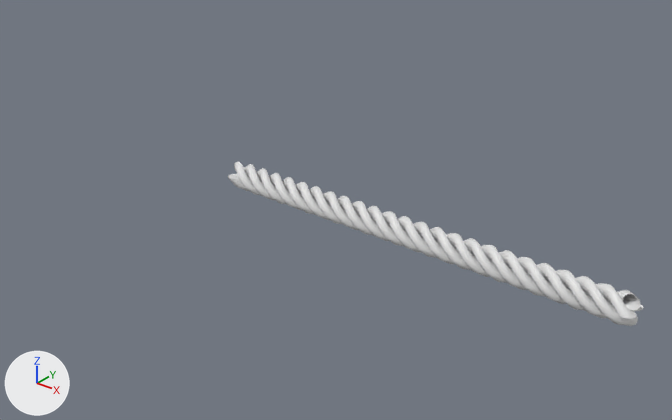
Renders of the Blender file Blender/rope.blend from each side of a commit.
Rendered twice from a 50 mm camera at (5.93, -8.94, 5.51) aimed at (-1.59, 0.47, -0.33). Lighting does not change. The marker at lower left points along +X, +Y and +Z. The same objects are shown in both versions, whatever each file hides.
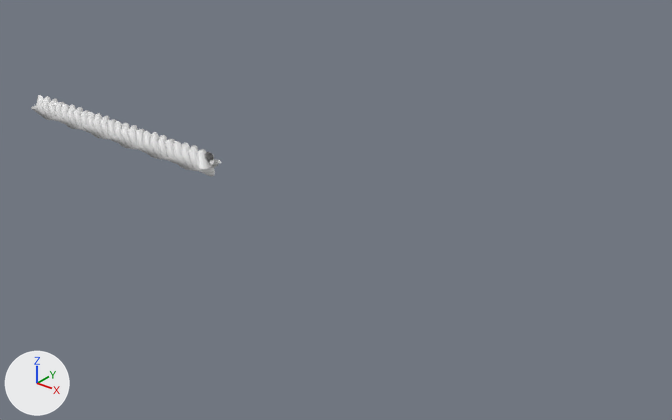
What changed in the scene script:
```text
Change cu_nurbspath_001:
    where _sp = cu_nurbspath_001.splines.new('NURBS'); _sp.points.add(4)
    remove _sp.points.foreach_set('co', [-3.033, 0.0, 0.0, 1.0, -1.0, 0.0, 0.0, 1.0, 0.0, 0.0, 0.0, 1.0, 1.0, 0.0, 0.0, 1.0, 3.057, 0.0, 0.0, 1.0])
    add _sp.points.foreach_set('co', [-7.848, 0.0, 0.0, 1.0, -2.6, 0.0, 0.0, 1.0, -0.0189, 0.0, 0.0, 1.0, 2.563, 0.0, 0.0, 1.0, 7.872, 0.0, 0.0, 1.0])
Change ob_circle_000:
    where _m = ob_circle_000.modifiers.new('Screw', 'SCREW')
    _m.steps: 10 -> 6
    _m.render_steps: 10 -> 5
    where _m = ob_circle_000.modifiers.new('Screw', 'SCREW')
    _m.screw_offset: 10.0 -> 7.0
```

Location of each change, (x1, y1, x2, y2) in pixels of the pictures (672 x 420 px):
'Circle.000', reshaped, modifiers changed (54% narrower, 50% shorter)
    before: (228, 162, 643, 326)
    after: (31, 95, 221, 176)
